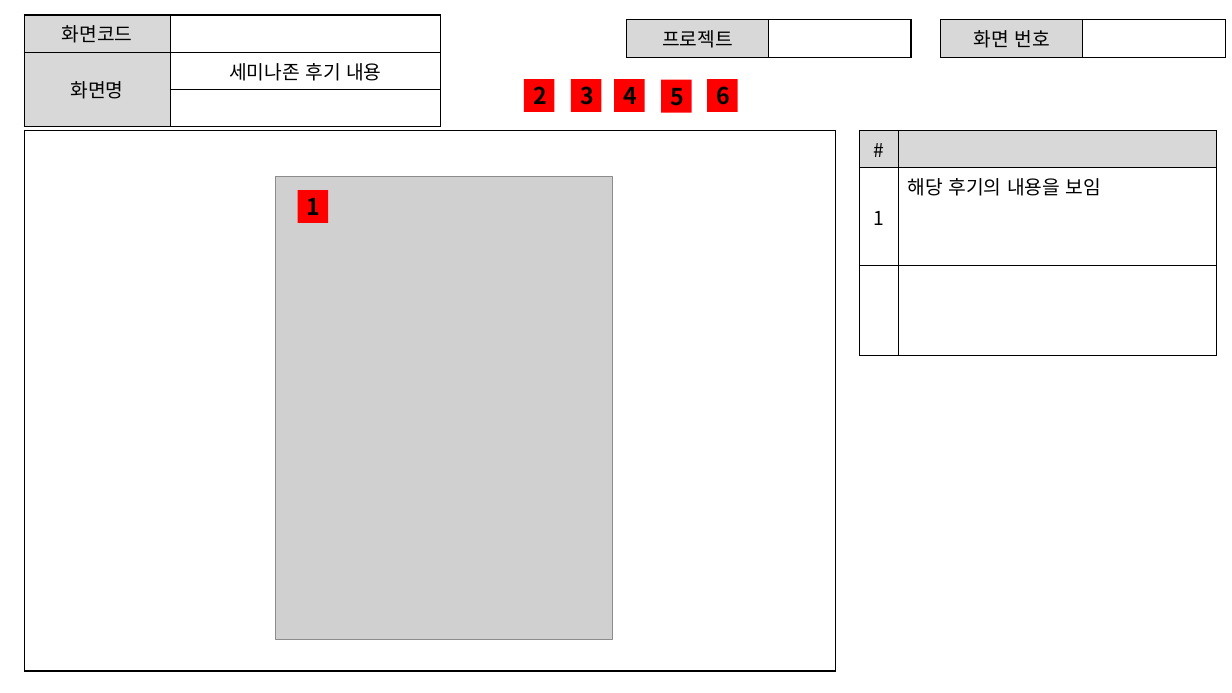
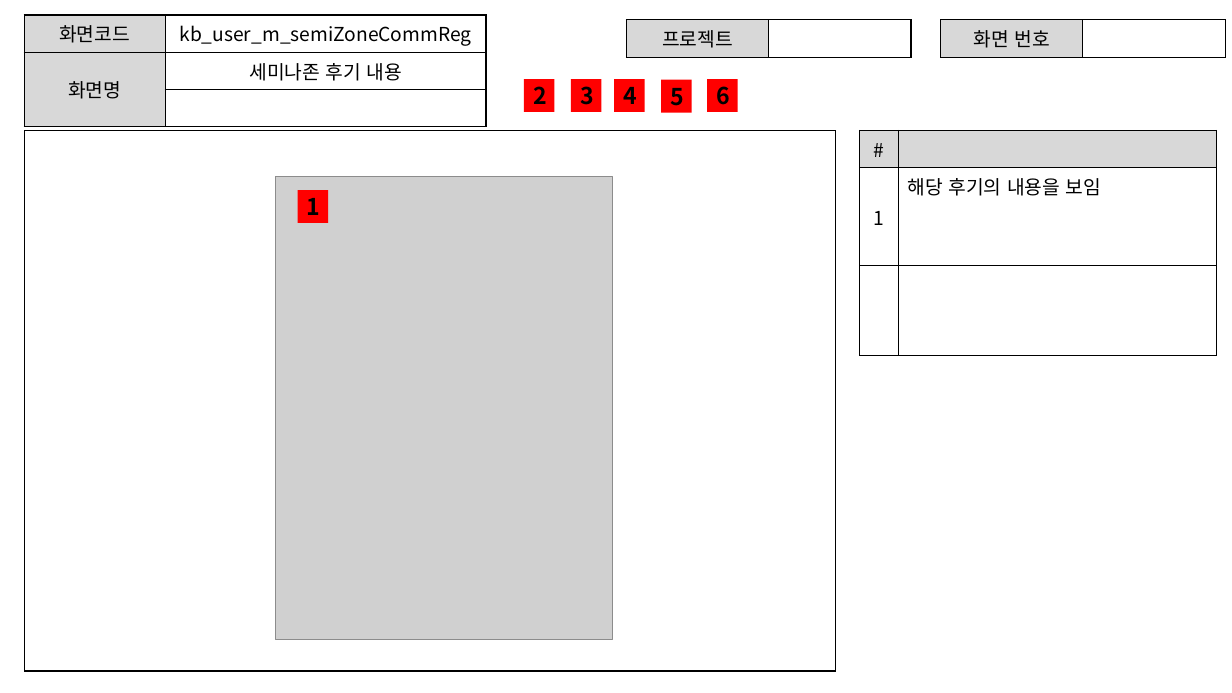
Before and after one commit to ezenteam2/e-Zone, a slide deck: slide 13 of 0 발표용 파워포인트/project05 - 파워포인트 종합 - 기범.pptx. Drawn at 1232x693 pixels with LibreOffice and Linux fonts; fonts in the diff are those of the drawing; grey boxes stand for pictures. Boxes give left, top, right and bottom in pixels: in the first picture for what was removed or moved away, otherwise in the second. Text is boxed around its words. In the diff, an @@ line names an element or a change of style, - is before the commit and + after.

```diff
--- a/0 발표용 파워포인트/project05 - 파워포인트 종합 - 기범.pptx
+++ b/0 발표용 파워포인트/project05 - 파워포인트 종합 - 기범.pptx
@@ table at (24, 15, 486, 112) @@
-row 1, column 2: 
+row 1, column 2: kb_user_m_semiZoneCommReg
@@ table: place and size @@
-table at (24, 15, 441, 112)
+table at (24, 15, 486, 112)
```
Also in this commit, not shown: 15 other slides changed, 4 other files.
